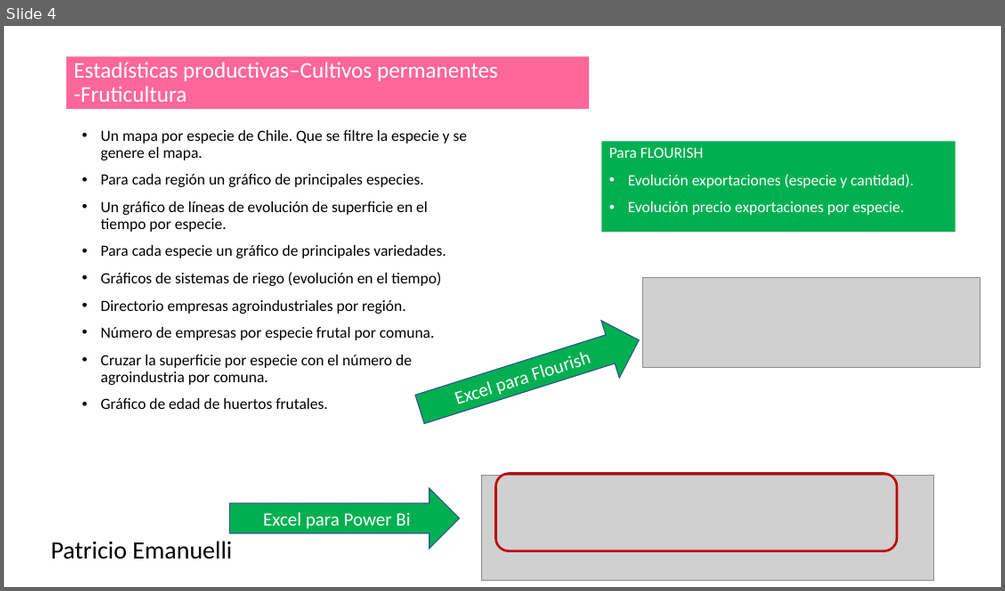
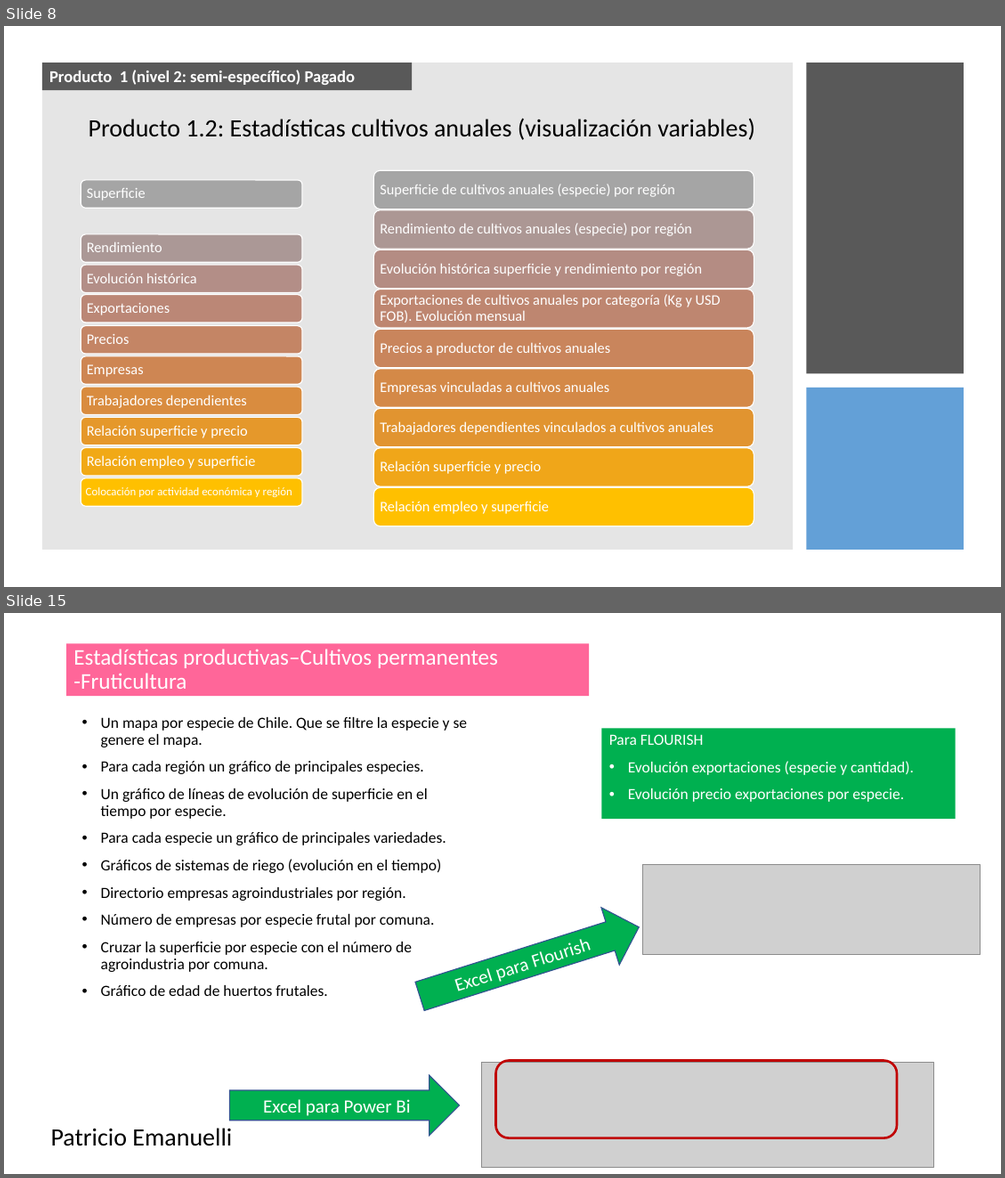
Before and after one commit to Sud-Austral/DATA-AGRO, a slide deck: Repositorio Agricultura/Para power bi/Chile/Agricola/Power Bi (variables a mostrar).pptx. Shown one above the other, each under a label of ours: slide 4 before the commit, slides 8 and 15 after it; the slides between them are not shown. The pictures are 1005x591 and 1005x1178 pixels, drawn with LibreOffice and Linux fonts; fonts in the diff are those of the drawing; grey boxes stand for pictures. Boxes give left, top, right and bottom in pixels: in the first picture for what was removed or moved away, otherwise in the second. Text is boxed around its words. In the diff, an @@ line names an element or a change of style, - is before the commit and + after.

```diff
--- a/Repositorio Agricultura/Para power bi/Chile/Agricola/Power Bi (variables a mostrar).pptx
+++ b/Repositorio Agricultura/Para power bi/Chile/Agricola/Power Bi (variables a mostrar).pptx
@@ slide 8 added at bbox=[4, 26, 1001, 587], background #FFFFFF @@
@@ rectangle added at bbox=[42, 62, 793, 549], fill #808080 at 20% opacity @@
@@ rectangle added at bbox=[42, 62, 413, 90], fill #595959, 16 pt, text #FFFFFF, bold @@
+Producto 1 (nivel 2: semi-específico) Pagado
@@ rectangle added at bbox=[807, 62, 963, 374], fill #595959 @@
@@ text added at bbox=[89, 118, 755, 140], 24 pt, text #000000 @@
+Producto 1.2: Estadísticas cultivos anuales (visualización variables)
@@ rectangle added at bbox=[807, 387, 963, 549], fill #5B9BD5 at 95% opacity @@
@@ group added at bbox=[81, 180, 302, 506]: 10 rounded rectangles, 10 texts @@
+Superficie
+Rendimiento
+Evolución histórica
+Exportaciones
+Precios
+Empresas
+Trabajadores dependientes
+Relación superficie y precio
+Relación empleo y superficie
+Colocación por actividad económica y región
@@ group added at bbox=[373, 170, 753, 526]: 9 rounded rectangles, 9 texts @@
+Superficie de cultivos anuales (especie) por región
+Rendimiento de cultivos anuales (especie) por región
+Evolución histórica superficie y rendimiento por región
+Exportaciones de cultivos anuales por categoría (Kg y USD FOB). Evolución mensual
+Precios a productor de cultivos anuales
+Empresas vinculadas a cultivos anuales
+Trabajadores dependientes vinculados a cultivos anuales
+Relación superficie y precio
+Relación empleo y superficie
@@ what was slide 4 is now slide 15 @@
```
Also in this commit, not shown: 3 slides changed, 10 other slides added, 32 other files.
